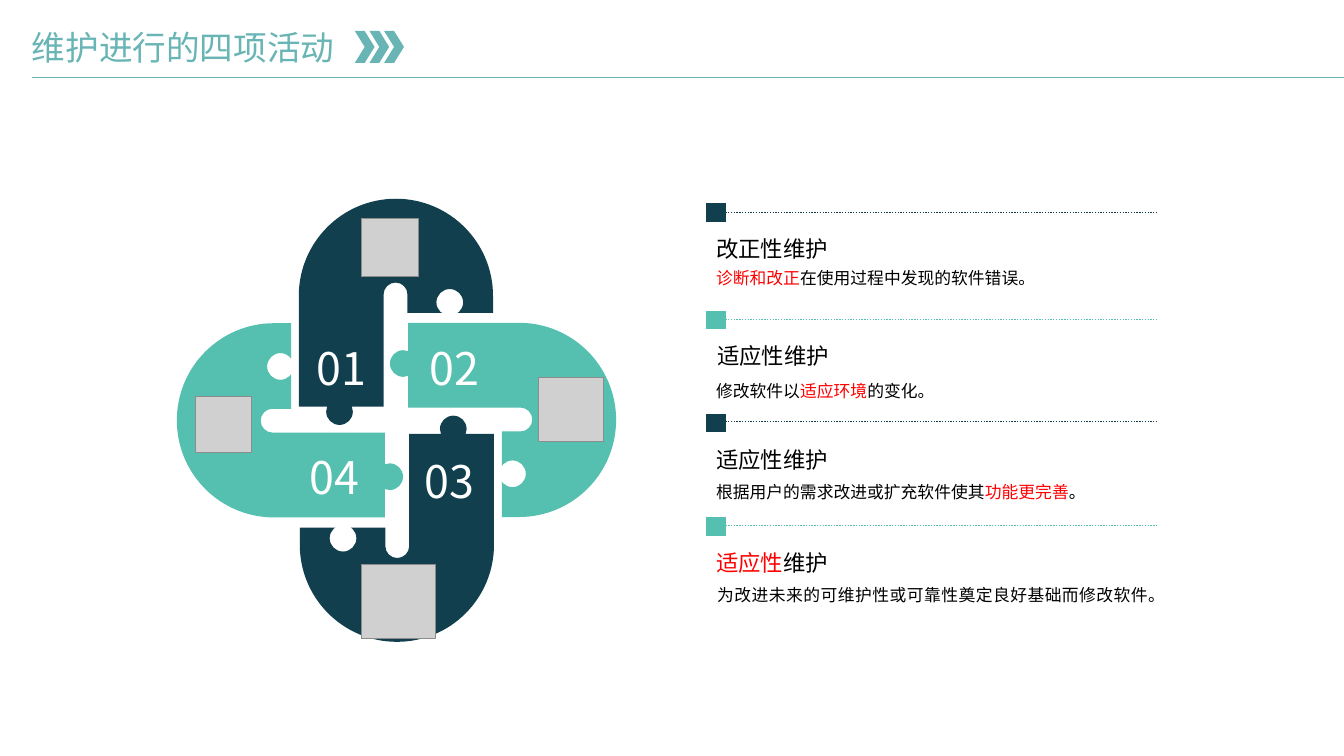
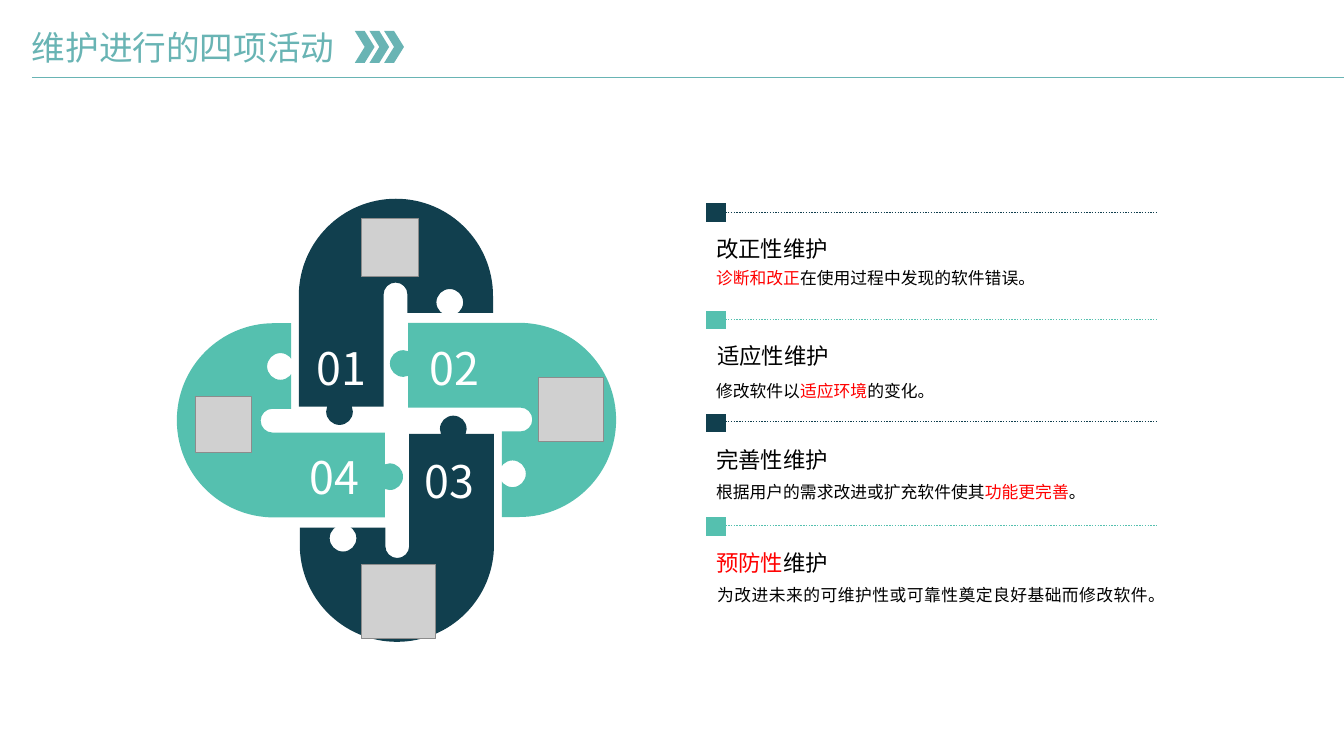
Before and after one commit to Anchovy0901/DayApp, a slide deck: slide 5 of 翻转课堂/翻转课堂-维护PPT.pptx. Drawn at 1344x756 pixels with LibreOffice and Linux fonts; fonts in the diff are those of the drawing; grey boxes stand for pictures; background and template pictures are left out. Boxes give left, top, right and bottom in pixels: in the first picture for what was removed or moved away, otherwise in the second. Text is boxed around its words. In the diff, an @@ line names an element or a change of style, - is before the commit and + after.

Commit message:
修改

```diff
--- a/翻转课堂/翻转课堂-维护PPT.pptx
+++ b/翻转课堂/翻转课堂-维护PPT.pptx
@@ text at (716,449,828,470): text changed @@
-适应性维护
+完善性维护
@@ text at (716,552,828,573): text changed @@
-适应性维护
+预防性维护
```
